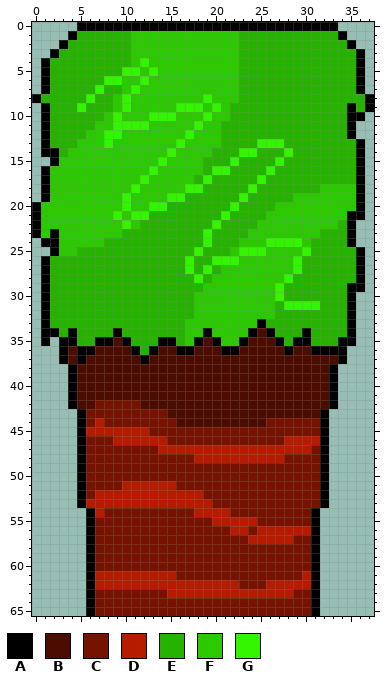
Edited in one commit: sprite sheet (sprites/spr_tiletest/8104d804-84cc-4b7c-9d62-bec42208ba79.png). Above is the file before it was changed.
The file is 38x66 pixels.
Palette (. is transparent): A #000000  B #4d0c00  C #761200  D #b61b00  E #26b300  F #2ac900  G #34f500
Pixels before (only the part around the change), first column x 0:
 0 .....AAAAAAAAAAAAAAAAAAAAAAAAAAAAA....
 1 ....AEEEEEEFFFFFFFFFFFFEEEEEEEEEEEA...
 2 ...AEEEEEEEFFFFFFFFFFFFEEEEEEEEEEEEA..
 3 ..AEEEEEEEEFFFFFFFFFFFFEEEEEEEEEEEEEA.
 4 .AEEEEEEEEEFGFFFFFFFFFFEEEEEEEEEEEEEA.
 5 .AEEEEEEEEGGFGFFFFFFFFFEEEEEEEEEEEEEA.
 6 .AEEEEEEGGFFGFFFFFFFFFFEEEEEEEEEEEEEA.
 7 .AEEEEEGEEFGFFFFFFFFFFFEEEEEEEEEEEEEA.
 8 AEEEEEGEEFGFFFFFFFFGFFFEEEEEEEEEEEEEEA
 9 .AEEEGEEEFGFFFFFGGGFGFEEEEEEEEEEEEEAEA
10 .AEEEEEEFGFFFGGGFFFGFFEEEEEEEEEEEEEAA.
11 .AEEEEEFFGGGGFFFFFGFFEEEEEEEEEEEEEEA..
12 .AEEEEFFGGFFFFFFFGFFFEEEEEEEEEEEEEEA..
13 .AEEEFFFGFFFFFFFGFFFFEEEEGGGEEEEEEEEA.
14 .AAEFFFFFFFFFFFGFFFFEEEGGEEEGEEEEEEEA.
15 ..AFFFFFFFFFFFGFFFFEEEGEEEEGEEEEEEEEA.
16 .AFFFFFFFFFFFGFFFFFEGGEEEEGEEEEEEEEEA.
17 .AFFFFFFFFFFGFFFFFEGEEEEEGEEEEEEEEEEA.
18 .AFFFFFFFFFGFFFFFGGEEEEEGEEEEEEEFFFFA.
19 .AFFFFFFFFGFFFFGGEEEEEEGEEEEEFFFFFFFA.
20 AFFFFFFFFFGFFGGEEEEEEEGEEEEFFFFFFFFFA.
21 AFFFFFFFFGFGGEEEEEEEEGEEEEFFFFFFFFFAA.
22 AFFFFFFFFFGFEEEEEEEEGEEEEFFFFFFFFFEA..
23 AFAFFFFFFFEEEEEEEEEGEEEEFFFFFFFFEEEA..
24 .AAFFFFFEEEEEEEEEEEGEEEFFFGGGGFEEEEA..
25 ..AFFEEEEEEEEEEEEEGEEEFGGGFFFFGEEEEEA.
26 .AEEEEEEEEEEEEEEEGEEGGGFFFFFFGEEEEEEA.
27 .AEEEEEEEEEEEEEEEGEGEFFFFFFFFGEEEEEEA.
28 .AEEEEEEEEEEEEEEEEGEFFFFFFFFGEEEEEEEA.
29 .AEEEEEEEEEEEEEEEEEFFFFFFFFGEEEEEEEAA.
30 .AEEEEEEEEEEEEEEEEFFFFFFFFFGEEEEEEEA..
31 .AEEEEEEEEEEEEEEEEFFFFFFFFFEGGGGEEEA..
32 .AEEEEEEEEEEEEEEEEFFFFFFFFFEEEEEEEEA..
33 .AEEEEEEEEEEEEEEEFFFFFFFFAEEEEEEEEEA..
34 .AAEAEEEEAEEEEEEEFFAFFFFABAEEEAEEEEA..
35 .A.AAEEAABAEEEAAEFABAFFABBBAEAAEEEAA..
36 ...ABAABBBBAEABBAABBBAABBBBBABBAAAA...
37 ...ABABBBBBBABBBBBBBBBBBBBBBBBBBBBA...
38 ....ABBBBBBBBBBBBBBBBBBBBBBBBBBBBA....
39 ....ABBBBBBBBBBBBBBBBBBBBBBBBBBBBA....
40 ....ABBBBBBBBBBBBBBBBBBBBBBBBBBBBA....
41 ....ABBBBBBBBBBBBBBBBBBBBBBBBBBBBA....
42 ....ABBCCCCCBBBBBBBBBBBBBBBBBBBBBA....
43 .....ACCCCCCCCCBBBBBBBBBBBBBBBBBA.....
44 .....ACDCCCCCCCCBBBBBBBBBBCCCCCCA.....
After:
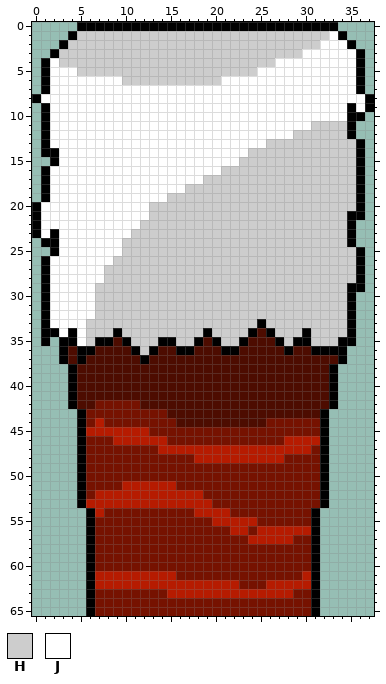
Colours new in this view: H #cdcdcd  J #ffffff
Diff:
y 1: x 5..33 EEEEEEFFFFFFFFFFFFEEEEEEEEEEE -> HHHHHHHHHHHHHHHHHHHHHHHHHHHHJ
y 2: x 4..34 EEEEEEEFFFFFFFFFFFFEEEEEEEEEEEE -> HHHHHHHHHHHHHHHHHHHHHHHHHHHHJJJ
y 3: x 3..35 EEEEEEEEFFFFFFFFFFFFEEEEEEEEEEEEE -> HHHHHHHHHHHHHHHHHHHHHHHHHHHJJJJJJ
y 4: x 2..35 EEEEEEEEEFGFFFFFFFFFFEEEEEEEEEEEEE -> JHHHHHHHHHHHHHHHHHHHHHHHHJJJJJJJJJ
y 5: x 2..35 EEEEEEEEGGFGFFFFFFFFFEEEEEEEEEEEEE -> JJJHHHHHHHHHHHHHHHHHHHHJJJJJJJJJJJ
y 6: x 2..35 EEEEEEGGFFGFFFFFFFFFFEEEEEEEEEEEEE -> JJJJJJJJHHHHHHHHHHHJJJJJJJJJJJJJJJ
y 7: x 2..35 EEEEEGEEFGFFFFFFFFFFFEEEEEEEEEEEEE -> JJJJJJJJJJJJJJJJJJJJJJJJJJJJJJJJJJ
y 8: x 1..36 EEEEEGEEFGFFFFFFFFGFFFEEEEEEEEEEEEEE -> JJJJJJJJJJJJJJJJJJJJJJJJJJJJJJJJJJJJ
y 9: x 2..34 EEEGEEEFGFFFFFGGGFGFEEEEEEEEEEEEE -> JJJJJJJJJJJJJJJJJJJJJJJJJJJJJJJJJ; x 36 E -> J
y 10: x 2..34 EEEEEEFGFFFGGGFFFGFFEEEEEEEEEEEEE -> JJJJJJJJJJJJJJJJJJJJJJJJJJJJJJJJJ
y 11: x 2..34 EEEEEFFGGGGFFFFFGFFEEEEEEEEEEEEEE -> JJJJJJJJJJJJJJJJJJJJJJJJJJJJJHHHH
y 12: x 2..34 EEEEFFGGFFFFFFFGFFFEEEEEEEEEEEEEE -> JJJJJJJJJJJJJJJJJJJJJJJJJJJHHHHHH
y 13: x 2..35 EEEFFFGFFFFFFFGFFFFEEEEGGGEEEEEEEE -> JJJJJJJJJJJJJJJJJJJJJJJJHHHHHHHHHH
y 14: x 3..35 EFFFFFFFFFFFGFFFFEEEGGEEEGEEEEEEE -> JJJJJJJJJJJJJJJJJJJJJHHHHHHHHHHHH
y 15: x 3..35 FFFFFFFFFFFGFFFFEEEGEEEEGEEEEEEEE -> JJJJJJJJJJJJJJJJJJJJHHHHHHHHHHHHH
y 16: x 2..35 FFFFFFFFFFFGFFFFFEGGEEEEGEEEEEEEEE -> JJJJJJJJJJJJJJJJJJJHHHHHHHHHHHHHHH
y 17: x 2..35 FFFFFFFFFFGFFFFFEGEEEEEGEEEEEEEEEE -> JJJJJJJJJJJJJJJJJHHHHHHHHHHHHHHHHH
y 18: x 2..35 FFFFFFFFFGFFFFFGGEEEEEGEEEEEEEFFFF -> JJJJJJJJJJJJJJJHHHHHHHHHHHHHHHHHHH
y 19: x 2..35 FFFFFFFFGFFFFGGEEEEEEGEEEEEFFFFFFF -> JJJJJJJJJJJJJHHHHHHHHHHHHHHHHHHHHH
y 20: x 1..35 FFFFFFFFFGFFGGEEEEEEEGEEEEFFFFFFFFF -> JJJJJJJJJJJJHHHHHHHHHHHHHHHHHHHHHHH
y 21: x 1..34 FFFFFFFFGFGGEEEEEEEEGEEEEFFFFFFFFF -> JJJJJJJJJJJJHHHHHHHHHHHHHHHHHHHHHH
y 22: x 1..34 FFFFFFFFFGFEEEEEEEEGEEEEFFFFFFFFFE -> JJJJJJJJJJJHHHHHHHHHHHHHHHHHHHHHHH
y 23: x 1 F -> J; x 3..34 FFFFFFFEEEEEEEEEGEEEEFFFFFFFFEEE -> JJJJJJJJHHHHHHHHHHHHHHHHHHHHHHHH
y 24: x 3..34 FFFFFEEEEEEEEEEEGEEEFFFGGGGFEEEE -> JJJJJJJHHHHHHHHHHHHHHHHHHHHHHHHH
y 25: x 3..35 FFEEEEEEEEEEEEEGEEEFGGGFFFFGEEEEE -> JJJJJJJHHHHHHHHHHHHHHHHHHHHHHHHHH
y 26: x 2..35 EEEEEEEEEEEEEEEGEEGGGFFFFFFGEEEEEE -> JJJJJJJHHHHHHHHHHHHHHHHHHHHHHHHHHH
y 27: x 2..35 EEEEEEEEEEEEEEEGEGEFFFFFFFFGEEEEEE -> JJJJJJHHHHHHHHHHHHHHHHHHHHHHHHHHHH
y 28: x 2..35 EEEEEEEEEEEEEEEEGEFFFFFFFFGEEEEEEE -> JJJJJJHHHHHHHHHHHHHHHHHHHHHHHHHHHH
y 29: x 2..34 EEEEEEEEEEEEEEEEEFFFFFFFFGEEEEEEE -> JJJJJHHHHHHHHHHHHHHHHHHHHHHHHHHHH
y 30: x 2..34 EEEEEEEEEEEEEEEEFFFFFFFFFGEEEEEEE -> JJJJJHHHHHHHHHHHHHHHHHHHHHHHHHHHH
y 31: x 2..34 EEEEEEEEEEEEEEEEFFFFFFFFFEGGGGEEE -> JJJJJHHHHHHHHHHHHHHHHHHHHHHHHHHHH
y 32: x 2..34 EEEEEEEEEEEEEEEEFFFFFFFFFEEEEEEEE -> JJJJJHHHHHHHHHHHHHHHHHHHHHHHHHHHH
y 33: x 2..24 EEEEEEEEEEEEEEEFFFFFFFF -> JJJJHHHHHHHHHHHHHHHHHHH; x 26..34 EEEEEEEEE -> HHHHHHHHH
y 34: x 3 E -> J; x 5..8 EEEE -> JHHH; x 10..18 EEEEEEEFF -> HHHHHHHHH; x 20..23 FFFF -> HHHH; x 27..29 EEE -> HHH; x 31..34 EEEE -> HHHH
y 35: x 5..6 EE -> JH; x 11..13 EEE -> HHH; x 16..17 EF -> HH; x 21..22 FF -> HH; x 28 E -> H; x 31..33 EEE -> HHH
y 36: x 12 E -> H
Changed places in both pictures, as pixel boxes (x1, y1, x2, y2):
changed: (41, 31, 365, 355)
